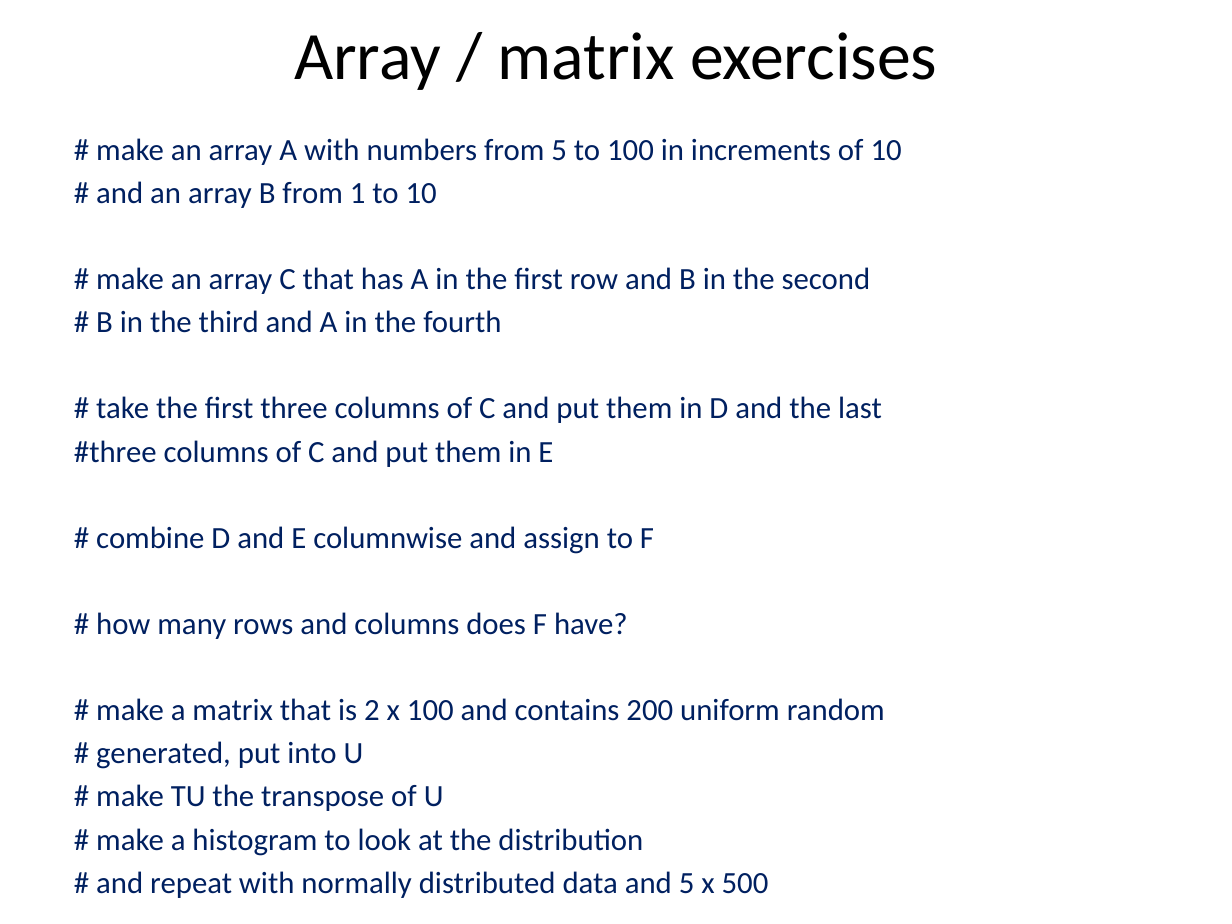
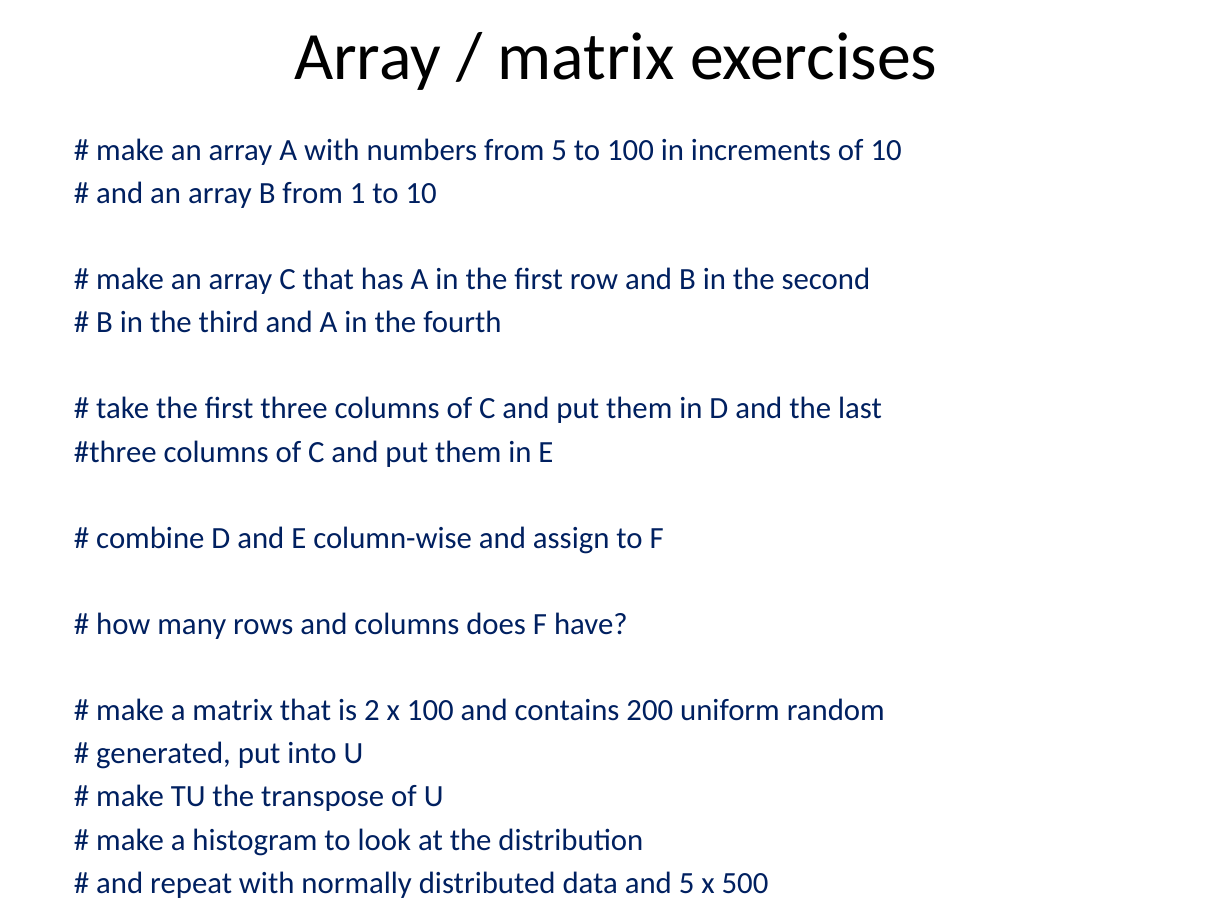
Before and after one commit to pradau/python_for_psychologists, a slide deck: slide 23 of Python_intro_lecture.pptx. Drawn at 1232x924 pixels with LibreOffice and Linux fonts; fonts in the diff are those of the drawing. Boxes give left, top, right and bottom in pixels: in the first picture for what was removed or moved away, otherwise in the second. Text is boxed around its words. In the diff, an @@ line names an element or a change of style, - is before the commit and + after.

```diff
--- a/Python_intro_lecture.pptx
+++ b/Python_intro_lecture.pptx
@@ text at (96, 526, 664, 554): text changed @@
-# combine D and E columnwise and assign to F
+# combine D and E column-wise and assign to F
```
Also in this commit, not shown: 15 other slides changed, 1 slide removed.
